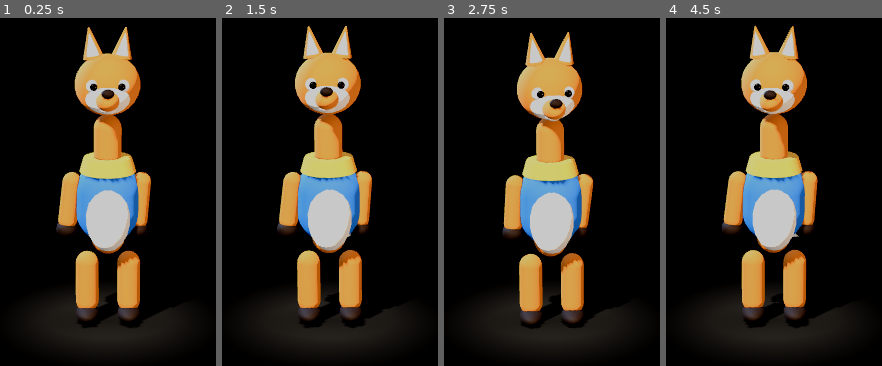
Above: before the commit, frames 1-4 (left to right).
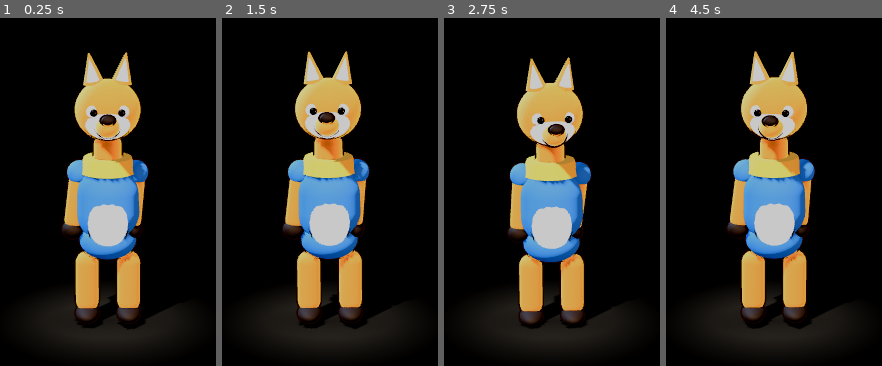
Above: after the commit, the same moments.

Repository: Jimmyjoe13/jimmy-agent
Game: Godot game, scene res://scenes/main.tscn
The game is run twice, just before and just after one commit, with the same random seed, the same clock (stepped at 60 frames per second) and the same inputs.
Inputs (mouse positions are in pixels of both pictures, inside the frame that each line leads up to):
- Up to frame 1 (0.25 s): no input
- Up to frame 2 (1.5 s): move the mouse to (outside the picture) at 0.52 s; click (outside the picture) at 0.67 s; drag from (outside the picture) to (301, 181) at 1.27 s
- Up to frame 3 (2.75 s): move the mouse to (outside the picture) at 2.02 s; click (outside the picture) at 2.17 s
- Up to frame 4 (4.5 s): drag from (745, 181) to (outside the picture) at 2.77 s; move the mouse to (outside the picture) at 3.52 s; click (outside the picture) at 3.67 s; drag from (outside the picture) to (outside the picture) at 4.27 s

The runs differ from the first frame. In frame 1, 13% of the frame differs, in the area x 25-70%, y 2-90%; in frame 2, 13%; in frame 3, 12%; in frame 4, 13%, in the area x 25-71%, y 2-90%.

Commit message:
Avatar : proportions, contour, maillage selon le profil, fourrure procedurale
- Cou raccourci (HEAD_Y), bassin et epaules qui raccordent le corps
- Contour inverted hull (sauf yeux et cones, dont les aretes le font eclater)
- Tessellation x1 / x1,5 / x2 selon le profil, reconstruction a chaud
- Fourrure : reflet rasant + normal map generee par bruit (aucun asset)

Co-Authored-By: Claude Opus 5.5 <noreply@anthropic.com>

Diff:
--- a/godot/scripts/jimmy.gd
+++ b/godot/scripts/jimmy.gd
@@ -77,6 +77,12 @@
 	},
 }
 
+## Hauteur de la tête au-dessus du cou. 0,42 donnait un cou de girafe : la
+## tête est rapprochée du col pour une silhouette plus compacte.
+const HEAD_Y := 0.30
+## Épaisseur du contour (unités monde, ~1,5 px au cadrage actuel).
+const OUTLINE_WIDTH := 0.0075
+const OUTLINE_COLOR := Color(0.16, 0.08, 0.04)
 ## Vitesse de convergence vers la posture cible (plus élevé = plus réactif).
 const POSE_SPEED := 7.0
 ## Amplitude du clignement des yeux.
@@ -101,6 +107,10 @@
 var _eyes: Array[Node3D] = []
 var _pupils: Array[Node3D] = []
 var _pose: Dictionary = {}
+## Multiplicateur de tessellation, piloté par le profil graphique (1 = low).
+var _detail := 1.0
+var _outline: StandardMaterial3D
+var _plain_cache: Dictionary = {}
 var _say_until := 0.0
 var _previous_state := ""
 
@@ -116,6 +126,26 @@
 func _ready() -> void:
 	_pose = (POSES[IDLE] as Dictionary).duplicate()
 	_make_materials()
+	_build_body()
+
+
+## Change la finesse du maillage et reconstruit le personnage. L'état et la
+## posture courante sont conservés : seule la géométrie est remplacée.
+func set_detail(detail: float) -> void:
+	if is_equal_approx(detail, _detail):
+		return
+	_detail = detail
+	if is_inside_tree():
+		_rebuild()
+
+
+func _rebuild() -> void:
+	if _body != null:
+		remove_child(_body)
+		_body.queue_free()
+	_tail.clear()
+	_eyes.clear()
+	_pupils.clear()
 	_build_body()
 
 
@@ -187,7 +217,7 @@
 	_head.rotation.x = _pose["head_pitch"] - _look_at.y * 0.22
 	_head.rotation.y = _pose["head_yaw"] + _look_at.x * 0.35
 	_head.rotation.z = _pose["head_roll"]
-	_head.position.y = 0.42 + 0.012 * breathe * bounce
+	_head.position.y = HEAD_Y + 0.012 * breathe * bounce
 
 	# Mâchoire : ouverture pendant la parole.
 	var jaw := float(_pose["jaw"])
@@ -225,30 +255,77 @@
 # ── Construction du personnage ───────────────────────────────────────────────
 
 func _make_materials() -> void:
+	# Contour « inverted hull » : une seconde passe, gonflée le long des
+	# normales et rendue par l'intérieur (faces avant éliminées). Seul le bord
+	# dépasse : c'est ce qui rend la silhouette lisible sur un bureau chargé.
+	_outline = StandardMaterial3D.new()
+	_outline.shading_mode = BaseMaterial3D.SHADING_MODE_UNSHADED
+	_outline.cull_mode = BaseMaterial3D.CULL_FRONT
+	_outline.albedo_color = OUTLINE_COLOR
+	_outline.grow = true
+	_outline.grow_amount = OUTLINE_WIDTH
+
 	_mat_fur = _material(Color(0.80, 0.42, 0.13), 0.92)
 	_mat_cream = _material(Color(0.95, 0.89, 0.79), 0.95)
 	_mat_dark = _material(Color(0.11, 0.08, 0.07), 0.75)
-	_mat_eye = _material(Color(0.98, 0.98, 0.99), 0.35)
-	_mat_pupil = _material(Color(0.05, 0.04, 0.04), 0.30)
+	# Yeux et pupilles sans contour : à cette taille, il les noircirait.
+	_mat_eye = _material(Color(0.98, 0.98, 0.99), 0.35, false)
+	_mat_pupil = _material(Color(0.05, 0.04, 0.04), 0.30, false)
 	_mat_shirt = _material(Color(0.16, 0.36, 0.72), 0.80)
 	_mat_accent = _material(Color(0.95, 0.62, 0.16), 0.70)
 
-
-func _material(color: Color, roughness: float) -> StandardMaterial3D:
+	# Fourrure : reflet rasant (rim) qui imite le duvet éclairé par l'arrière,
+	# et relief fin par une normal map générée (aucun fichier d'asset).
+	var fur_normal := _fur_normal_map()
+	for mat in [_mat_fur, _mat_cream]:
+		mat.rim_enabled = true
+		mat.rim = 0.35
+		mat.rim_tint = 0.6
+		mat.normal_enabled = true
+		mat.normal_texture = fur_normal
+		mat.normal_scale = 0.45
+		mat.uv1_scale = Vector3(3.0, 3.0, 1.0)
+
+
+## Normal map de fourrure générée à partir d'un bruit : grain fin, sans
+## répétition visible grâce à `seamless`.
+func _fur_normal_map() -> NoiseTexture2D:
+	var noise := FastNoiseLite.new()
+	noise.noise_type = FastNoiseLite.TYPE_SIMPLEX_SMOOTH
+	noise.frequency = 0.09
+	noise.fractal_octaves = 3
+	var tex := NoiseTexture2D.new()
+	tex.width = 256
+	tex.height = 256
+	tex.seamless = true
+	tex.as_normal_map = true
+	tex.bump_strength = 6.0
+	tex.noise = noise
+	return tex
+
+
+func _material(color: Color, roughness: float, outlined := true) -> StandardMaterial3D:
 	var mat := StandardMaterial3D.new()
 	mat.albedo_color = color
 	mat.roughness = roughness
 	mat.metallic = 0.0
 	mat.metallic_specular = 0.35
+	if outlined:
+		mat.next_pass = _outline
 	return mat
+
+
+## Nombre de segments ajusté au profil graphique.
+func _segments(base: int) -> int:
+	return int(round(base * _detail))
 
 
 func _capsule(radius: float, height: float, mat: Material) -> MeshInstance3D:
 	var mesh := CapsuleMesh.new()
 	mesh.radius = radius
 	mesh.height = maxf(height, radius * 2.05)
-	mesh.radial_segments = 16
-	mesh.rings = 6
+	mesh.radial_segments = _segments(16)
+	mesh.rings = _segments(6)
 	mesh.material = mat
 	var node := MeshInstance3D.new()
 	node.mesh = mesh
@@ -259,8 +336,8 @@
 	var mesh := SphereMesh.new()
 	mesh.radius = radius
 	mesh.height = radius * 2.0
-	mesh.radial_segments = segments
-	mesh.rings = int(max(6, segments / 2))
+	mesh.radial_segments = _segments(segments)
+	mesh.rings = _segments(int(max(6, segments / 2)))
 	mesh.material = mat
 	var node := MeshInstance3D.new()
 	node.mesh = mesh
@@ -272,12 +349,25 @@
 	mesh.bottom_radius = bottom
 	mesh.top_radius = top
 	mesh.height = height
-	mesh.radial_segments = 16
+	mesh.radial_segments = _segments(16)
 	mesh.rings = 4
-	mesh.material = mat
+	# Pas de contour sur les cônes : leurs arêtes vives (normales non lissées
+	# entre flanc et base) font éclater la coque gonflée en éclats visibles.
+	mesh.material = _without_outline(mat)
 	var node := MeshInstance3D.new()
 	node.mesh = mesh
 	return node
+
+
+## Variante du matériau sans passe de contour (mise en cache, partagée).
+func _without_outline(mat: Material) -> Material:
+	if mat.next_pass == null:
+		return mat
+	if not _plain_cache.has(mat):
+		var plain := mat.duplicate() as Material
+		plain.next_pass = null
+		_plain_cache[mat] = plain
+	return _plain_cache[mat]
 
 
 func _box(size: Vector3, mat: Material) -> MeshInstance3D:
@@ -356,10 +446,16 @@
 	chest.scale = Vector3(1.0, 1.0, 0.82)
 	_torso.add_child(chest)
 
-	# Ventre clair.
+	# Bassin : comble le vide entre le bas du torse et le haut des jambes.
+	var hips := _sphere(0.13, _mat_shirt, 20)
+	hips.position = Vector3(0.0, -0.03, 0.0)
+	hips.scale = Vector3(1.05, 0.72, 0.84)
+	_torso.add_child(hips)
+
+	# Ventre clair, enfoncé dans le torse plutôt que posé dessus.
 	var belly := _sphere(0.115, _mat_cream, 16)
-	belly.position = Vector3(0.0, 0.10, 0.10)
-	belly.scale = Vector3(0.9, 1.35, 0.55)
+	belly.position = Vector3(0.0, 0.10, 0.082)
+	belly.scale = Vector3(0.86, 1.30, 0.46)
 	_torso.add_child(belly)
 
 	# Col.
@@ -375,8 +471,14 @@
 	for side in [-1.0, 1.0]:
 		var arm := Node3D.new()
 		arm.name = "Arm%s" % ("L" if side < 0 else "R")
-		arm.position = Vector3(0.165 * side, 0.30, 0.0)
+		# 0,135 et non 0,165 : à hauteur d'épaule, le torse ne fait que
+		# ~0,12 de rayon, le bras flottait à côté du corps.
+		arm.position = Vector3(0.135 * side, 0.30, 0.0)
 		_torso.add_child(arm)
+
+		# Épaule (manche) : raccorde le bras au torse.
+		var shoulder := _sphere(0.058, _mat_shirt, 16)
+		arm.add_child(shoulder)
 
 		var limb := _capsule(0.045, 0.28, _mat_fur)
 		limb.position = Vector3(0.0, -0.14, 0.0)
@@ -400,13 +502,13 @@
 	_torso.add_child(neck)
 
 	# Col du cou : sans cette pièce, la tête paraît détachée du buste.
-	var neck_mesh := _capsule(0.066, 0.26, _mat_fur)
-	neck_mesh.position = Vector3(0.0, 0.15, 0.0)
+	var neck_mesh := _capsule(0.066, 0.20, _mat_fur)
+	neck_mesh.position = Vector3(0.0, 0.10, 0.0)
 	neck.add_child(neck_mesh)
 
 	_head = Node3D.new()
 	_head.name = "Head"
-	_head.position = Vector3(0.0, 0.42, 0.0)
+	_head.position = Vector3(0.0, HEAD_Y, 0.0)
 	neck.add_child(_head)
 
 	# Crâne.
--- a/godot/scripts/main.gd
+++ b/godot/scripts/main.gd
@@ -16,10 +16,11 @@
 ## coûte peu, d'où `scale_3d = 1.0` dès `medium` (0,85 rendait l'avatar flou).
 ## `ssao` : occlusion ambiante, ce qui « soude » les primitives entre elles.
 ## `shadows` : ombre de la lumière clé, projetée au sol par le capteur d'ombre.
+## `detail` : multiplicateur de tessellation des primitives du personnage.
 const QUALITY_PRESETS := {
-	"low": {"scale_3d": 0.75, "shadows": false, "msaa": Viewport.MSAA_DISABLED, "glow": false, "ssao": false},
-	"medium": {"scale_3d": 1.0, "shadows": true, "msaa": Viewport.MSAA_2X, "glow": false, "ssao": true},
-	"high": {"scale_3d": 1.0, "shadows": true, "msaa": Viewport.MSAA_4X, "glow": true, "ssao": true},
+	"low": {"scale_3d": 0.75, "shadows": false, "msaa": Viewport.MSAA_DISABLED, "glow": false, "ssao": false, "detail": 1.0},
+	"medium": {"scale_3d": 1.0, "shadows": true, "msaa": Viewport.MSAA_2X, "glow": false, "ssao": true, "detail": 1.5},
+	"high": {"scale_3d": 1.0, "shadows": true, "msaa": Viewport.MSAA_4X, "glow": true, "ssao": true, "detail": 2.0},
 }
 
 ## Taille constante : la bulle s'affiche par-dessus l'avatar, la fenêtre ne
@@ -453,5 +454,8 @@
 			env_node.environment.glow_intensity = 0.5
 			env_node.environment.glow_bloom = 0.15
 
+	if _jimmy != null:
+		_jimmy.set_detail(preset["detail"])
+
 	Engine.max_fps = 60 if level != "low" else 30
 	print("[godot/main] profil graphique : %s" % level)
